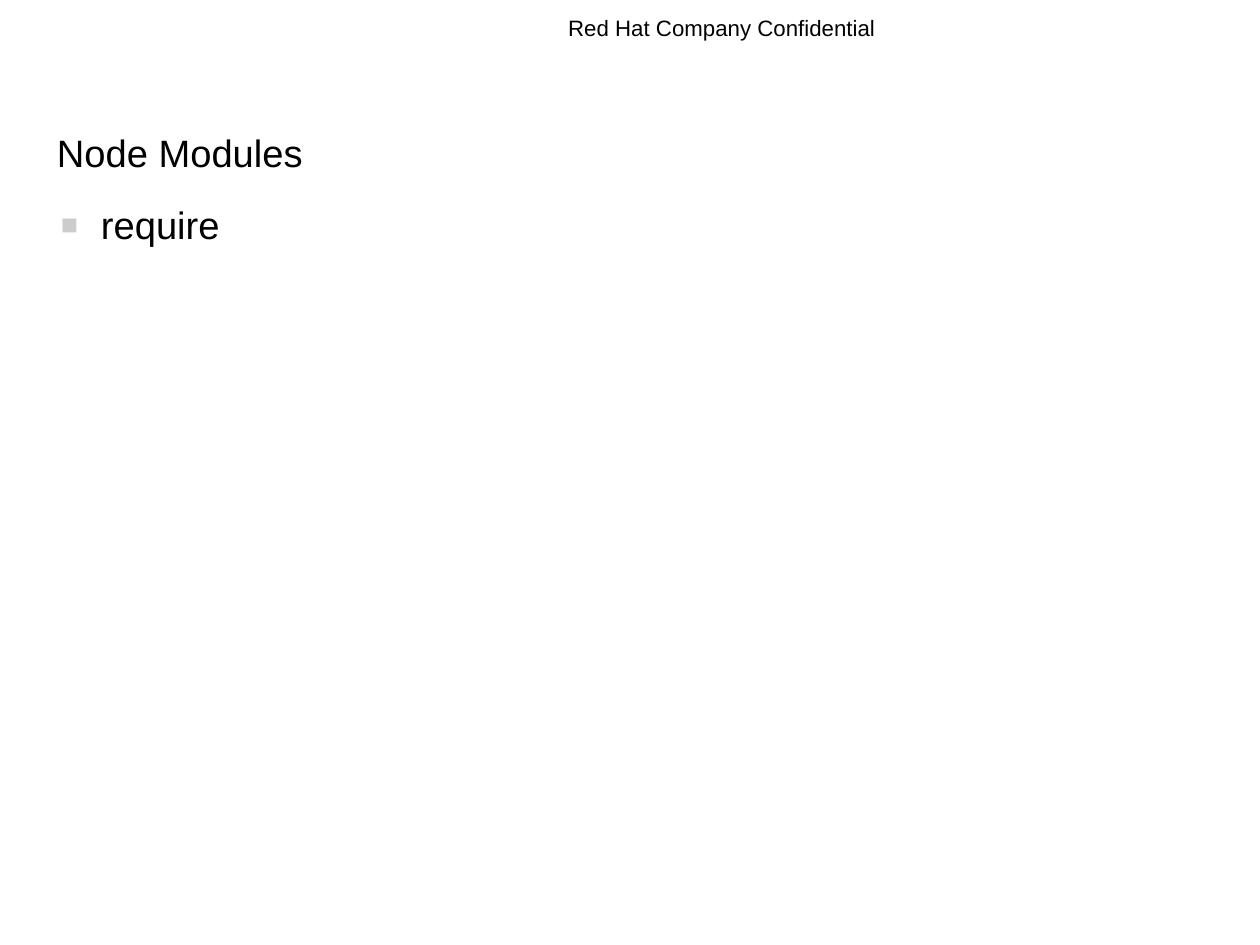
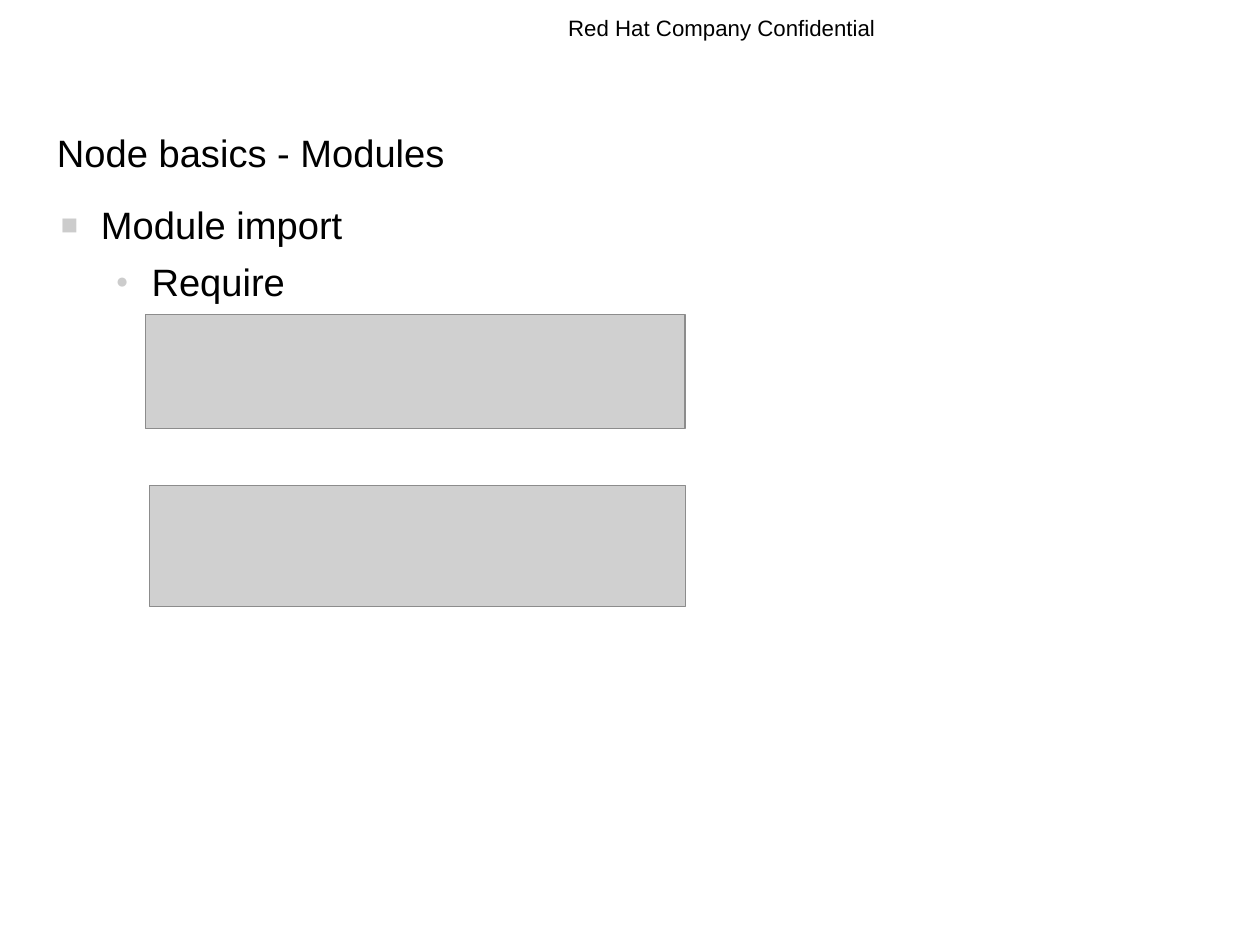
Before and after one commit to rhyw/node-trial, a slide deck: slide 7 of node-introduction.odp. Drawn at 1260x945 pixels with LibreOffice and Linux fonts; fonts in the diff are those of the drawing; grey boxes stand for pictures; background and template pictures are left out. Boxes give left, top, right and bottom in pixels: in the first picture for what was removed or moved away, otherwise in the second. Text is boxed around its words. In the diff, an @@ line names an element or a change of style, - is before the commit and + after.

```diff
--- a/node-introduction.odp
+++ b/node-introduction.odp
@@ title at <box>57,139,444,168</box>: text changed @@
-Node Modules
+Node basics - Modules
@@ text at <box>101,211,342,304</box>: text changed @@
-■ require
+■ Module import
+  ● Require
@@ picture added at <box>145,314,685,429</box> @@
@@ picture added at <box>150,486,686,607</box> @@
```
Also in this commit, not shown: 13 other slides changed, 6 slides added, 1 slide removed.
